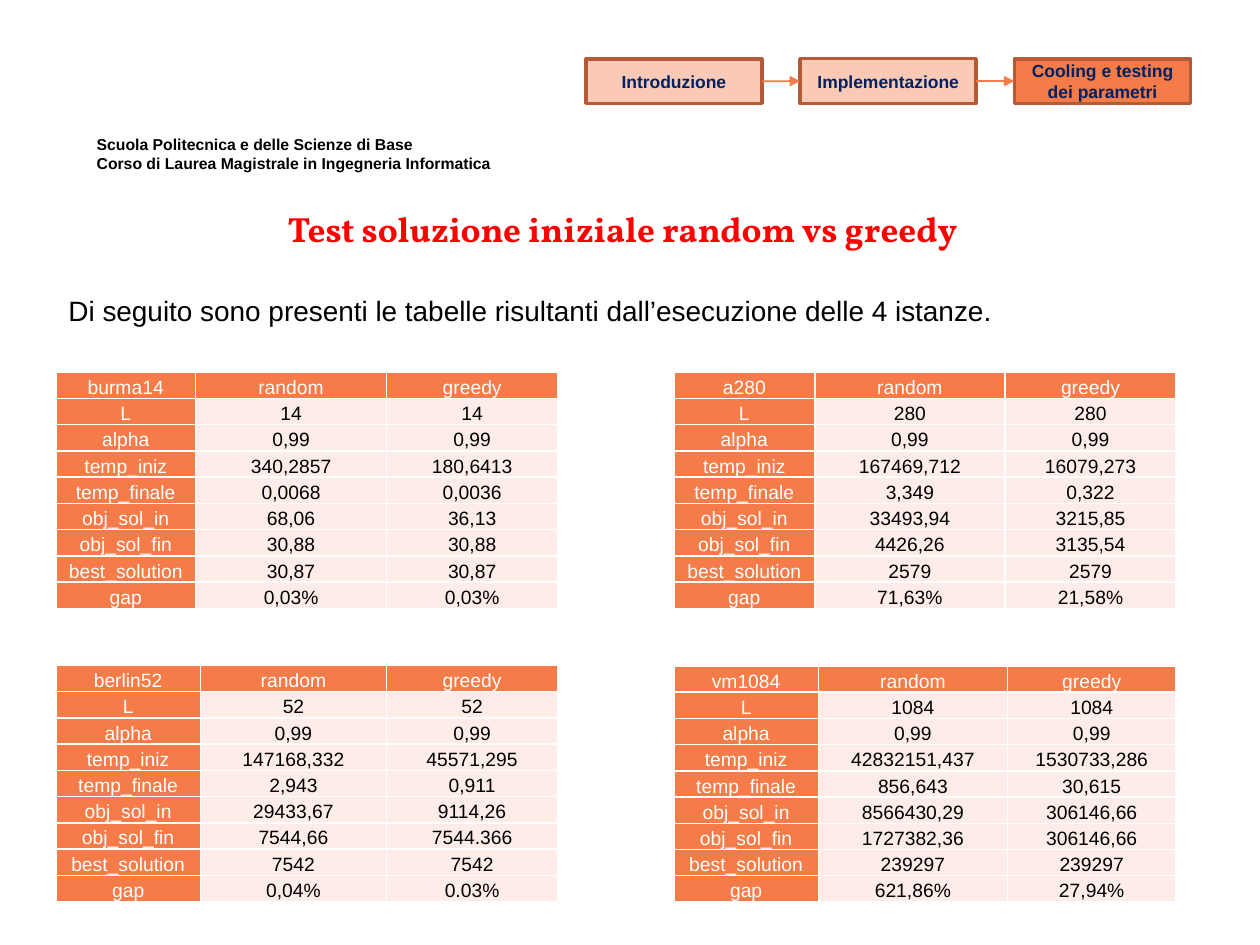
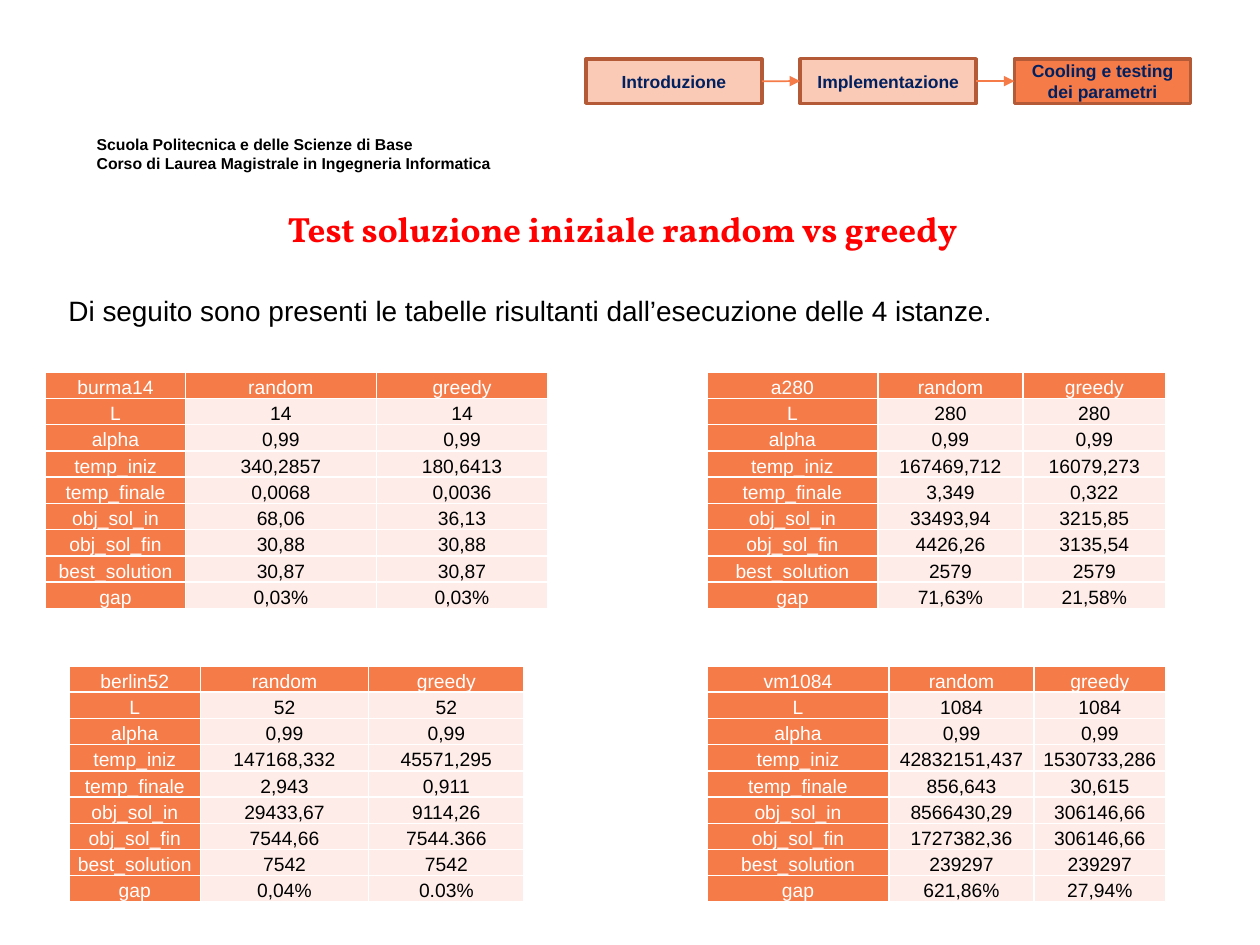
Before and after one commit to MicheleMaresca98/TSP-SimulatedAnnealing, a slide deck: slide 21 of Presentazione Elaborato Ricerca Operativa.pptx. Drawn at 1260x945 pixels with LibreOffice and Linux fonts; fonts in the diff are those of the drawing; background and template pictures are left out. Boxes give left, top, right and bottom in pixels: in the first picture for what was removed or moved away, otherwise in the second. Text is boxed around its words. In the diff, an @@ line names an element or a change of style, - is before the commit and + after.

```diff
--- a/Presentazione Elaborato Ricerca Operativa.pptx
+++ b/Presentazione Elaborato Ricerca Operativa.pptx
@@ table: place and size @@
-table at <box>55,372,557,612</box>
+table at <box>45,372,547,612</box>
@@ table: place and size @@
-table at <box>674,372,1177,612</box>
+table at <box>707,372,1166,612</box>
@@ table: place and size @@
-table at <box>55,665,557,905</box>
+table at <box>69,665,524,906</box>
@@ table: place and size @@
-table at <box>674,665,1177,906</box>
+table at <box>707,665,1167,906</box>
```
Also in this commit, not shown: 1 other slide changed.
